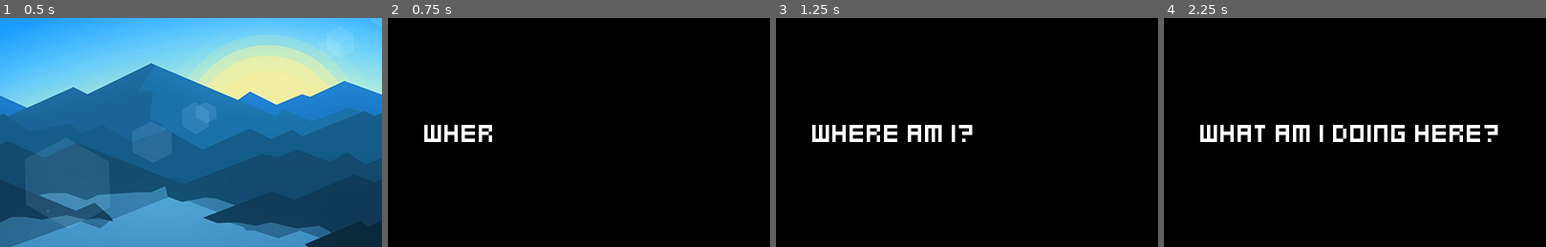
Above: before the commit, frames 1-4 (left to right).
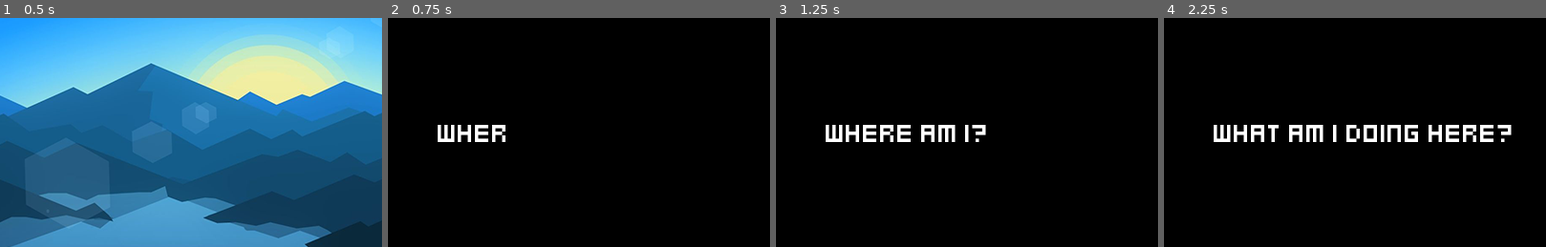
Above: after the commit, the same moments.

Repository: SpeedBLAST48/Arpegiiggio
Game: Godot game, scene res://MenuScreen.tscn
The game is run twice, just before and just after one commit, with the same random seed, the same clock (stepped at 60 frames per second) and the same inputs.
Inputs:
- Up to frame 1 (0.5 s): no input
- Up to frame 2 (0.75 s): click "Start" at 0.5 s
- Up to frame 3 (1.25 s): no input
- Up to frame 4 (2.25 s): tap Enter (ui_accept) at 1.25 s; hold Right (move_right) 1.28-2.03 s; hold Space (shoot) 1.28-2.03 s; tap Up (jump) at 1.52 s; hold Left (move_left) from 2.03 s (still down); tap Space (shoot) at 2.1 s
The pictures show only the part of the screen within x 31-81%, y 25-75%; the shares and areas given below are measured in that part.

Frame 1 is identical in both runs. In frame 2, 1.0% of the frame differs, in the area x 9-31%, y 46-55%; in frame 3, 1.9%; in frame 4, 3.6%, in the area x 9-91%, y 46-55%.

Commit message:
random changes

Diff:
--- a/Openingscene.tscn
+++ b/Openingscene.tscn
@@ -23,9 +23,9 @@
 anchor_top = 0.5
 anchor_right = 0.5
 anchor_bottom = 0.5
-margin_left = -117.0
+margin_left = -103.0
 margin_top = -19.5
-margin_right = 199.0
+margin_right = 213.0
 margin_bottom = 59.5
 custom_fonts/normal_font = SubResource( 1 )
 
--- a/Stage.tscn
+++ b/Stage.tscn
@@ -144,8 +144,9 @@
 cycle = 10.0
 
 [node name="Seesaw" parent="Props" instance=ExtResource( 5 )]
-position = Vector2( 5762, 529 )
-rotation = 4.72286
+visible = false
+position = Vector2( 5895, 530 )
+rotation = 4.71239
 scale = Vector2( 0.934, 1 )
 
 [node name="OneWayPlatform" parent="Props" instance=ExtResource( 4 )]
@@ -155,7 +156,7 @@
 position = Vector2( 4717, 718 )
 
 [node name="Player" parent="." instance=ExtResource( 6 )]
-position = Vector2( 35, 586 )
+position = Vector2( 16, 589 )
 physics_material_override = SubResource( 1 )
 
 [node name="Enemies" type="Node2D" parent="."]
